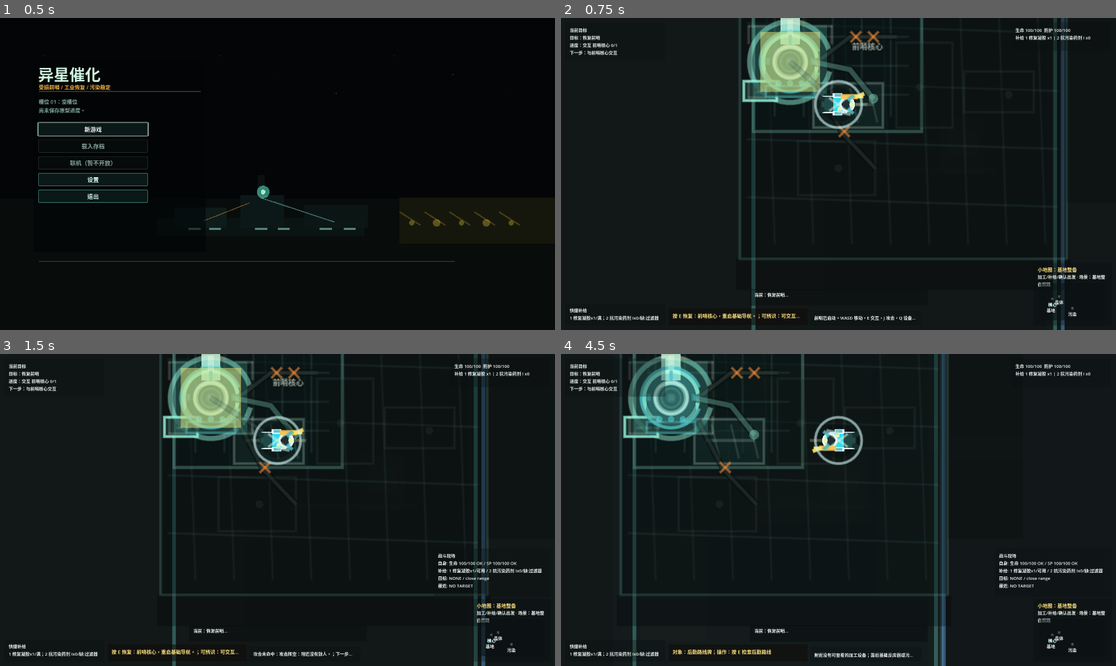
Above: before the commit, frames 1-4 (two rows, left to right).
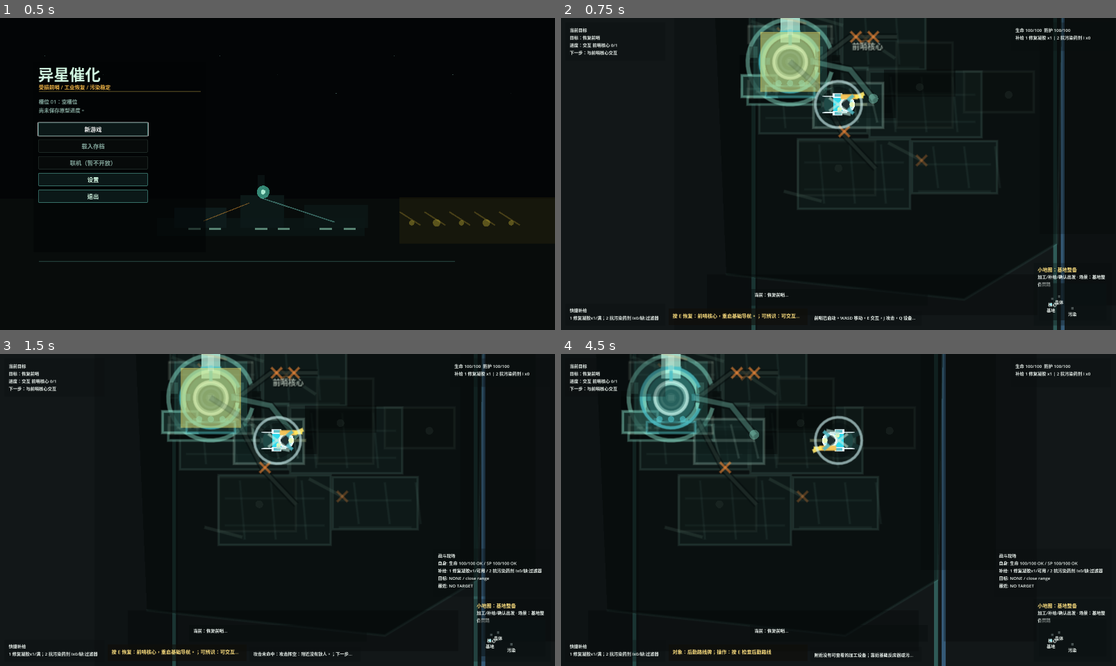
Above: after the commit, the same moments.

Repository: laugh0608/RadishCatalyst
Game: Godot game, scene res://scenes/boot/Boot.tscn
The game is run twice, just before and just after one commit, with the same random seed, the same clock (stepped at 60 frames per second) and the same inputs.
Inputs (mouse positions are in pixels of both pictures, inside the frame that each line leads up to):
- Up to frame 1 (0.5 s): no input
- Up to frame 2 (0.75 s): click "新游戏" at 0.5 s
- Up to frame 3 (1.5 s): tap Enter at 1.25 s; move the mouse to (399, 494) at 1.27 s; hold D (move_right) from 1.28 s (still down); tap J (attack) at 1.35 s; click (399, 494) at 1.42 s
- Up to frame 4 (4.5 s): move the mouse to (727, 525) at 2.02 s; release D (move_right) at 2.03 s; hold S (move_down) 2.03-2.78 s; tap one key every 0.75 s from 2.1 s: R (cycle_recipe) E (interact) C (tactical_scan) Q (toggle_device_panel); move the mouse to (894, 441) at 2.77 s; hold D (move_right) 2.78-3.53 s; move the mouse to (810, 572) at 3.52 s; hold W (move_up) 3.53-4.28 s; click (810, 572) at 3.67 s; move the mouse to (1005, 556) at 4.27 s; hold A (move_left) from 4.28 s (still down)

Frame 1 is identical in both runs. In frame 2, 3.9% of the frame differs, in the area x 31-92%, y 0-94%; in frame 3, 3.8%; in frame 4, 4.2%, in the area x 10-70%, y 0-100%.

Commit message:
fix: 剥离首屏调试图层

Diff:
--- a/client/scripts/checks/demo_prototype_visual_pass_check.gd
+++ b/client/scripts/checks/demo_prototype_visual_pass_check.gd
@@ -401,14 +401,27 @@
 		_expect_equal(base_layer.has_startup_restore_shape("startup_restore.global_planning_layers_muted"), true, "startup restore view records global planning mute")
 		_expect_equal(base_layer.has_startup_restore_shape("startup_restore.local_worksite_buffer"), true, "startup restore view replaces the wide planning rectangle with a local worksite buffer")
 		_expect_equal(base_layer.has_startup_restore_shape("startup_restore.soft_context_falloff"), true, "startup restore view softens empty far context")
+		_expect_equal(base_layer.has_startup_restore_shape("startup_restore.hangar_floor_plates"), true, "startup restore view uses hangar floor plates instead of a planning grid")
+		_expect_equal(base_layer.has_startup_restore_shape("startup_restore.debug_context_hidden"), true, "startup restore view removes debug context from rendering")
+		_expect_equal(base_layer.has_startup_restore_shape("startup_restore.core_machine_plinth"), true, "startup restore view gives the core a machine plinth")
 		_expect_equal(base_layer.get_startup_context_mute_count() >= 20, true, "startup restore view mutes route, region and far context layers")
 		var scene_focus_layer := map.get_node("DemoSceneFocusDepthLayer") as DemoSceneFocusDepthLayer
+		var opening_layer := map.get_node("OpeningSceneLayer") as Node2D
+		var base_region := map.get_node("RegionBase") as ColorRect
 		var crystal_region := map.get_node("RegionCrystal") as ColorRect
 		var crystal_boundary := map.get_node("RegionBoundaryCrystal") as ColorRect
 		var route_spine := map.get_node("MainRouteSpine") as ColorRect
 		var base_to_crystal_route := map.get_node("BaseToCrystalRouteBand") as ColorRect
+		var route_layer := map.get_node("DemoRoutePresentationLayer") as Node2D
 		if scene_focus_layer != null:
 			scene_focus_layer.refresh_focus_depth(map.get_player_position())
+		_expect_equal(opening_layer.visible, false, "startup restore hides the old opening scene planning layer")
+		_expect_equal(base_region.visible, false, "startup restore hides the old base region block")
+		_expect_equal(route_layer.visible, false, "startup restore hides the old route presentation layer")
+		_expect_equal(crystal_region.visible, false, "startup restore removes the old blue crystal region panel from rendering")
+		_expect_equal(crystal_boundary.visible, false, "startup restore removes the vertical crystal boundary frame from rendering")
+		_expect_equal(route_spine.visible, false, "startup restore removes the cross-screen main route band from rendering")
+		_expect_equal(base_to_crystal_route.visible, false, "startup restore removes the blue route strip from rendering")
 		_expect_equal(_is_rect_alpha_at_most(crystal_region, 0.0001), true, "startup restore suppresses the old blue crystal region panel")
 		_expect_equal(_is_rect_alpha_at_most(crystal_boundary, 0.0001), true, "startup restore suppresses the vertical crystal boundary frame")
 		_expect_equal(_is_rect_alpha_at_most(route_spine, 0.0001), true, "startup restore suppresses the cross-screen main route band")
@@ -421,6 +434,8 @@
 		restored_world.quest_state.complete_quest("quest.restore_outpost")
 		base_layer.refresh_chain_state(restored_world, CharacterState.create_default())
 		_expect_equal(not base_layer.is_startup_restore_focus_active(), true, "restored base visual layer leaves startup focus")
+		_expect_equal(opening_layer.visible, true, "restored base visual layer restores the opening scene layer")
+		_expect_equal(route_spine.visible, true, "restored base visual layer restores the route spine for later route scopes")
 		_expect_equal(base_layer.has_detail_shape("story.outpost.recovered_power_bus"), true, "base restored view keeps recovered power bus evidence")
 		_expect_equal(base_layer.has_detail_shape("story.outpost.reactor_cold_start_marks"), true, "base restored view keeps reactor cold start evidence")
 		_expect_equal(base_layer.has_detail_shape("story.outpost.storage_recovery_manifest"), true, "base restored view keeps storage recovery evidence")
--- a/client/scripts/checks/first_hour_readability_check.gd
+++ b/client/scripts/checks/first_hour_readability_check.gd
@@ -57,6 +57,7 @@
 	var demo_route_core := map.get_node("DemoRoutePresentationLayer/DemoRouteCoreBand") as ColorRect
 	var demo_route_base_label := map.get_node("DemoRoutePresentationLayer/DemoRouteBaseLabel") as Label
 	var demo_route_core_label := map.get_node("DemoRoutePresentationLayer/DemoRouteCoreLabel") as Label
+	var base_visual_layer := map.get_node("DemoIndustrialBaseVisualLayer") as DemoIndustrialBaseVisualLayer
 	var focus_depth := map.get_node("DemoSceneFocusDepthLayer") as DemoSceneFocusDepthLayer
 	var base_deck := map.get_node("OpeningSceneLayer/BaseDeckFloor") as ColorRect
 	var base_upper_service_apron := map.get_node("OpeningSceneLayer/BaseUpperServiceApron") as ColorRect
@@ -179,6 +180,13 @@
 		"opening scene camera lifts the starting base composition out of the lower HUD zone"
 	)
 	host._expect_equal(focus_depth != null, true, "opening scene focus depth layer exists")
+	host._expect_equal(base_visual_layer != null, true, "opening scene base visual layer exists")
+	if base_visual_layer != null:
+		base_visual_layer.refresh_chain_state(WorldState.create_default(), CharacterState.create_default())
+		host._expect_equal(layer.visible, false, "startup first screen hides the old opening planning layer")
+		host._expect_equal(main_route.visible, false, "startup first screen hides the old cross-screen route band")
+		host._expect_equal(crystal_boundary.visible, false, "startup first screen hides the old crystal boundary frame")
+		host._expect_equal(demo_route_layer.visible, false, "startup first screen hides the old route presentation layer")
 	if focus_depth != null:
 		focus_depth.refresh_focus_depth(player.position)
 		host._expect_equal(
--- a/client/scripts/map/demo_industrial_base_visual_layer.gd
+++ b/client/scripts/map/demo_industrial_base_visual_layer.gd
@@ -45,13 +45,17 @@
 const CHAIN_CORE_PREP := Color(0.74, 0.58, 0.9, 0.88)
 const CHAIN_ROUTE_DARK := Color(0.02, 0.04, 0.035, 0.72)
 const STARTUP_CONTEXT_FALLOFF := Color(0.006, 0.016, 0.016, 0.3)
-const STARTUP_DECK_FILL := Color(0.035, 0.09, 0.09, 0.5)
+const STARTUP_DECK_FILL := Color(0.042, 0.088, 0.082, 0.54)
 const STARTUP_CORE_FOCUS := Color(0.62, 1.0, 0.9, 0.78)
 const STARTUP_WORKSITE_EDGE := Color(0.46, 0.76, 0.7, 0.22)
 const STARTUP_DISABLED_LINE := Color(0.3, 0.38, 0.34, 0.16)
 const STARTUP_DISABLED_FILL := Color(0.05, 0.07, 0.055, 0.18)
 const STARTUP_WARNING := Color(1.0, 0.56, 0.22, 0.58)
 const STARTUP_RECOVERY_SIGNAL := Color(0.72, 1.0, 0.7, 0.62)
+const STARTUP_FLOOR_PLATE := Color(0.08, 0.15, 0.14, 0.42)
+const STARTUP_FLOOR_EDGE := Color(0.5, 0.72, 0.66, 0.16)
+const STARTUP_MACHINE_SHADOW := Color(0.004, 0.012, 0.012, 0.46)
+const STARTUP_PIPE_COLD := Color(0.36, 0.48, 0.43, 0.2)
 
 const DEVICE_ANCHORS := {
 	"device.outpost_core": "Interactables/OutpostCore",
@@ -105,7 +109,7 @@
 ]
 
 const STARTUP_CONTEXT_LAYER_ALPHAS := [
-	{"path": "OpeningSceneLayer", "alpha": 0.018},
+	{"path": "OpeningSceneLayer", "alpha": 0.0},
 	{"path": "SceneArtFoundationLayer", "alpha": 0.0},
 	{"path": "NonCoreSceneIdentityLayer", "alpha": 0.0},
 	{"path": "FunctionalTransitionSpatialPlayabilityLayer", "alpha": 0.0},
@@ -114,11 +118,44 @@
 	{"path": "DemoPollutionBoundaryVisualLayer", "alpha": 0.0},
 	{"path": "DemoCoreStabilizationVisualLayer", "alpha": 0.0},
 	{"path": "DemoSceneFocusDepthLayer", "alpha": 0.0},
-	{"path": "PrototypeVisualPriorityLayer", "alpha": 0.035},
+	{"path": "PrototypeVisualPriorityLayer", "alpha": 0.0},
 	{"path": "DemoRegionIndustrialValueLayer", "alpha": 0.0},
 	{"path": "DemoFirstIndustrialPathVisualLayer", "alpha": 0.0},
 	{"path": "DemoRoutePresentationLayer", "alpha": 0.0},
-	{"path": "CurrentObjectiveGuidanceLayer", "alpha": 0.42}
+	{"path": "CurrentObjectiveGuidanceLayer", "alpha": 0.32}
+]
+
+const STARTUP_HIDDEN_CONTEXT_PATHS := [
+	"OpeningSceneLayer",
+	"SceneArtFoundationLayer",
+	"NonCoreSceneIdentityLayer",
+	"FunctionalTransitionSpatialPlayabilityLayer",
+	"MidfieldRoutePlayabilityLayer",
+	"WindCorridorTransitionPlayabilityLayer",
+	"CoreApproachHandoffLayer",
+	"CoreStabilizationRunLayer",
+	"PrototypeVisualPriorityLayer",
+	"DemoRegionIndustrialValueLayer",
+	"DemoFirstIndustrialPathVisualLayer",
+	"DemoRoutePresentationLayer",
+	"RegionBase",
+	"RegionCrystal",
+	"RegionPollution",
+	"RegionRuinOuterRing",
+	"RegionDeepRuin",
+	"RegionInnerPhaseWell",
+	"RegionPhaseWellSink",
+	"RegionPhaseWellChamber",
+	"RegionPhaseWellLoom",
+	"RegionPhaseWellFrame",
+	"RegionPhaseWellTether",
+	"RegionDemoStabilizationCore",
+	"MainRouteSpine",
+	"BaseToCrystalRouteBand",
+	"CrystalToPollutionRouteBand",
+	"RegionBoundaryCrystal",
+	"RegionBoundaryPollution",
+	"RegionBoundaryRuin"
 ]
 
 const STARTUP_CONTEXT_RECT_ALPHAS := [
@@ -165,6 +202,7 @@
 var startup_context_mute_count := 0
 var startup_context_layer_original_modulates: Dictionary = {}
 var startup_context_rect_original_colors: Dictionary = {}
+var startup_context_original_visibility: Dictionary = {}
 
 
 func _ready() -> void:
@@ -182,6 +220,7 @@
 	_register_startup_restore_shapes()
 	_tag_device_anchors()
 	_tone_down_core_interactable_markers()
+	_set_startup_context_muted(not outpost_core_restored)
 	queue_redraw()
 
 
@@ -333,13 +372,6 @@
 
 func _draw_startup_restore_focus() -> void:
 	_draw_startup_local_context_buffer()
-	var focus_deck := Rect2(Vector2(-338.0, -174.0), Vector2(174.0, 154.0))
-	draw_rect(focus_deck, STARTUP_DECK_FILL, true)
-	draw_rect(focus_deck, Color(STARTUP_CORE_FOCUS.r, STARTUP_CORE_FOCUS.g, STARTUP_CORE_FOCUS.b, 0.24), false, 2.0, true)
-	for x in [-316.0, -286.0, -256.0, -226.0, -196.0]:
-		draw_line(Vector2(x, -160.0), Vector2(x, -36.0), Color(STARTUP_CORE_FOCUS.r, STARTUP_CORE_FOCUS.g, STARTUP_CORE_FOCUS.b, 0.08), 1.0, true)
-	for y in [-148.0, -118.0, -88.0, -58.0]:
-		draw_line(Vector2(-324.0, y), Vector2(-178.0, y), Color(STARTUP_CORE_FOCUS.r, STARTUP_CORE_FOCUS.g, STARTUP_CORE_FOCUS.b, 0.08), 1.0, true)
 	_draw_startup_outpost_core()
 	_draw_startup_player_stand()
 	_draw_startup_disabled_device_silhouettes()
@@ -349,27 +381,109 @@
 
 
 func _draw_startup_local_context_buffer() -> void:
-	var worksite := Rect2(Vector2(-352.0, -214.0), Vector2(338.0, 326.0))
-	draw_rect(worksite, Color(0.018, 0.044, 0.042, 0.42), true)
-	draw_rect(worksite, STARTUP_WORKSITE_EDGE, false, 1.5, true)
-	draw_rect(Rect2(Vector2(-356.0, -234.0), Vector2(346.0, 20.0)), STARTUP_CONTEXT_FALLOFF, true)
-	draw_rect(Rect2(Vector2(-356.0, 112.0), Vector2(346.0, 32.0)), STARTUP_CONTEXT_FALLOFF, true)
-	draw_rect(Rect2(Vector2(-14.0, -190.0), Vector2(78.0, 244.0)), Color(0.006, 0.016, 0.014, 0.2), true)
-	for y in [-192.0, -132.0, -72.0, -12.0, 48.0]:
-		draw_line(Vector2(-344.0, y), Vector2(-24.0, y + 10.0), Color(STARTUP_WORKSITE_EDGE.r, STARTUP_WORKSITE_EDGE.g, STARTUP_WORKSITE_EDGE.b, 0.08), 1.0, true)
-	for x in [-326.0, -286.0, -246.0, -206.0, -166.0, -126.0, -86.0, -46.0]:
-		draw_line(Vector2(x, -202.0), Vector2(x + 10.0, 96.0), Color(STARTUP_WORKSITE_EDGE.r, STARTUP_WORKSITE_EDGE.g, STARTUP_WORKSITE_EDGE.b, 0.065), 1.0, true)
+	_draw_startup_floor_backdrop()
+	_draw_startup_floor_plates()
+	_draw_startup_damage_marks()
+	_draw_startup_edge_falloff()
+
+
+func _draw_startup_floor_backdrop() -> void:
+	var hangar_poly := PackedVector2Array([
+		Vector2(-382.0, -238.0),
+		Vector2(-86.0, -246.0),
+		Vector2(-18.0, -174.0),
+		Vector2(-24.0, 96.0),
+		Vector2(-120.0, 154.0),
+		Vector2(-366.0, 128.0)
+	])
+	draw_colored_polygon(hangar_poly, Color(0.02, 0.046, 0.043, 0.62))
+	draw_polyline(hangar_poly, Color(STARTUP_WORKSITE_EDGE.r, STARTUP_WORKSITE_EDGE.g, STARTUP_WORKSITE_EDGE.b, 0.1), 1.2, true)
+	draw_rect(Rect2(Vector2(-392.0, -270.0), Vector2(392.0, 36.0)), STARTUP_CONTEXT_FALLOFF, true)
+	draw_rect(Rect2(Vector2(-386.0, 128.0), Vector2(342.0, 42.0)), STARTUP_CONTEXT_FALLOFF, true)
+	draw_rect(Rect2(Vector2(-42.0, -206.0), Vector2(78.0, 292.0)), Color(0.004, 0.014, 0.014, 0.24), true)
+
+
+func _draw_startup_floor_plates() -> void:
+	for plate in [
+		Rect2(Vector2(-342.0, -168.0), Vector2(94.0, 76.0)),
+		Rect2(Vector2(-246.0, -166.0), Vector2(86.0, 82.0)),
+		Rect2(Vector2(-332.0, -86.0), Vector2(112.0, 68.0)),
+		Rect2(Vector2(-218.0, -82.0), Vector2(116.0, 68.0)),
+		Rect2(Vector2(-292.0, -12.0), Vector2(116.0, 72.0)),
+		Rect2(Vector2(-174.0, -10.0), Vector2(88.0, 54.0))
+	]:
+		draw_rect(plate, STARTUP_FLOOR_PLATE, true)
+		draw_rect(plate, STARTUP_FLOOR_EDGE, false, 1.0, true)
+		_draw_startup_plate_seams(plate)
+	_draw_contact_shadow_rect(Vector2(-300.0, -82.0), Vector2(104.0, 34.0))
+	_draw_contact_shadow_rect(Vector2(-232.0, -46.0), Vector2(84.0, 24.0))
+	_draw_contact_shadow_rect(Vector2(-166.0, -70.0), Vector2(74.0, 28.0))
+
+
+func _draw_startup_plate_seams(plate: Rect2) -> void:
+	for x in range(int(plate.position.x) + 22, int(plate.end.x), 32):
+		draw_line(
+			Vector2(float(x), plate.position.y + 6.0),
+			Vector2(float(x) + 5.0, plate.end.y - 6.0),
+			Color(STARTUP_FLOOR_EDGE.r, STARTUP_FLOOR_EDGE.g, STARTUP_FLOOR_EDGE.b, 0.08),
+			1.0,
+			true
+		)
+	for y in range(int(plate.position.y) + 24, int(plate.end.y), 28):
+		draw_line(
+			Vector2(plate.position.x + 7.0, float(y)),
+			Vector2(plate.end.x - 7.0, float(y)),
+			Color(STARTUP_FLOOR_EDGE.r, STARTUP_FLOOR_EDGE.g, STARTUP_FLOOR_EDGE.b, 0.07),
+			1.0,
+			true
+		)
+
+
+func _draw_startup_damage_marks() -> void:
+	for segment in [
+		[Vector2(-340.0, -134.0), Vector2(-308.0, -122.0)],
+		[Vector2(-286.0, -142.0), Vector2(-246.0, -130.0)],
+		[Vector2(-222.0, -116.0), Vector2(-192.0, -96.0)],
+		[Vector2(-198.0, -8.0), Vector2(-164.0, 10.0)],
+		[Vector2(-306.0, 42.0), Vector2(-268.0, 52.0)]
+	]:
+		draw_line(segment[0], segment[1], STARTUP_PIPE_COLD, 2.0, true)
+	for point in [Vector2(-308.0, -122.0), Vector2(-222.0, -116.0), Vector2(-164.0, 10.0)]:
+		draw_line(point + Vector2(-5.0, -5.0), point + Vector2(5.0, 5.0), Color(STARTUP_WARNING.r, STARTUP_WARNING.g, STARTUP_WARNING.b, 0.28), 1.2, true)
+		draw_line(point + Vector2(-5.0, 5.0), point + Vector2(5.0, -5.0), Color(STARTUP_WARNING.r, STARTUP_WARNING.g, STARTUP_WARNING.b, 0.28), 1.2, true)
+
+
+func _draw_startup_edge_falloff() -> void:
+	draw_rect(Rect2(Vector2(-420.0, -300.0), Vector2(86.0, 520.0)), Color(0.002, 0.01, 0.01, 0.2), true)
+	draw_rect(Rect2(Vector2(-18.0, -260.0), Vector2(96.0, 420.0)), Color(0.002, 0.01, 0.01, 0.28), true)
+	draw_rect(Rect2(Vector2(-380.0, -250.0), Vector2(328.0, 22.0)), Color(0.004, 0.012, 0.012, 0.28), true)
+
+
+func _draw_contact_shadow_rect(center: Vector2, size: Vector2) -> void:
+	var rect := Rect2(center - size * 0.5, size)
+	draw_rect(rect, STARTUP_MACHINE_SHADOW, true)
+	draw_rect(rect.grow(-5.0), Color(STARTUP_MACHINE_SHADOW.r, STARTUP_MACHINE_SHADOW.g, STARTUP_MACHINE_SHADOW.b, 0.2), true)
 
 
 func _draw_startup_outpost_core() -> void:
 	var center := Vector2(-300.0, -92.0)
-	draw_circle(center, 30.0, Color(0.06, 0.2, 0.19, 0.72))
-	draw_arc(center, 42.0, PI * 0.08, PI * 1.9, 42, Color(STARTUP_CORE_FOCUS.r, STARTUP_CORE_FOCUS.g, STARTUP_CORE_FOCUS.b, 0.45), 4.0, true)
-	draw_arc(center, 28.0, 0.0, TAU, 40, STARTUP_CORE_FOCUS, 3.0, true)
-	draw_arc(center, 15.0, 0.0, TAU, 28, Color(0.86, 1.0, 0.92, 0.82), 2.0, true)
-	draw_rect(Rect2(center + Vector2(-10.0, -52.0), Vector2(20.0, 34.0)), Color(0.78, 1.0, 0.92, 0.82), true)
-	draw_rect(Rect2(center + Vector2(-48.0, 20.0), Vector2(34.0, 20.0)), Color(0.1, 0.2, 0.18, 0.76), true)
-	draw_rect(Rect2(center + Vector2(-48.0, 20.0), Vector2(34.0, 20.0)), STARTUP_CORE_FOCUS, false, 1.6, true)
+	draw_rect(Rect2(center + Vector2(-44.0, 28.0), Vector2(88.0, 16.0)), Color(0.014, 0.036, 0.034, 0.86), true)
+	draw_rect(Rect2(center + Vector2(-44.0, 28.0), Vector2(88.0, 16.0)), Color(STARTUP_CORE_FOCUS.r, STARTUP_CORE_FOCUS.g, STARTUP_CORE_FOCUS.b, 0.32), false, 1.3, true)
+	draw_circle(center, 34.0, Color(0.032, 0.112, 0.106, 0.82))
+	draw_circle(center, 24.0, Color(0.08, 0.24, 0.2, 0.64))
+	draw_arc(center, 44.0, PI * 0.08, PI * 1.9, 42, Color(STARTUP_CORE_FOCUS.r, STARTUP_CORE_FOCUS.g, STARTUP_CORE_FOCUS.b, 0.42), 3.0, true)
+	draw_arc(center, 28.0, 0.0, TAU, 40, Color(STARTUP_CORE_FOCUS.r, STARTUP_CORE_FOCUS.g, STARTUP_CORE_FOCUS.b, 0.72), 2.8, true)
+	draw_arc(center, 15.0, 0.0, TAU, 28, Color(0.86, 1.0, 0.92, 0.78), 2.0, true)
+	for point in [
+		center + Vector2(-38.0, -10.0),
+		center + Vector2(30.0, -10.0),
+		center + Vector2(-22.0, 28.0),
+		center + Vector2(22.0, 28.0)
+	]:
+		draw_rect(Rect2(point + Vector2(-4.0, -6.0), Vector2(8.0, 12.0)), Color(0.16, 0.28, 0.25, 0.7), true)
+	draw_rect(Rect2(center + Vector2(-10.0, -52.0), Vector2(20.0, 32.0)), Color(0.78, 1.0, 0.92, 0.72), true)
+	draw_rect(Rect2(center + Vector2(-50.0, 14.0), Vector2(36.0, 22.0)), Color(0.1, 0.2, 0.18, 0.78), true)
+	draw_rect(Rect2(center + Vector2(-50.0, 14.0), Vector2(36.0, 22.0)), Color(STARTUP_CORE_FOCUS.r, STARTUP_CORE_FOCUS.g, STARTUP_CORE_FOCUS.b, 0.42), false, 1.4, true)
 
 
 func _draw_startup_player_stand() -> void:
@@ -1024,7 +1138,10 @@
 	startup_restore_shape_ids = [
 		"startup_restore.focus_veil",
 		"startup_restore.core_service_deck",
+		"startup_restore.hangar_floor_plates",
+		"startup_restore.debug_context_hidden",
 		"startup_restore.outpost_core_focus",
+		"startup_restore.core_machine_plinth",
 		"startup_restore.player_stand",
 		"startup_restore.disabled_reactor_silhouette",
 		"startup_restore.disabled_storage_silhouette",
@@ -1081,12 +1198,26 @@
 		startup_context_mute_count = 0
 		return
 	startup_context_mute_count = 0
+	for path in STARTUP_HIDDEN_CONTEXT_PATHS:
+		if _apply_startup_visibility(String(path), false):
+			startup_context_mute_count += 1
 	for profile in STARTUP_CONTEXT_LAYER_ALPHAS:
 		if _apply_startup_layer_alpha(String(profile.get("path", "")), float(profile.get("alpha", 1.0))):
 			startup_context_mute_count += 1
 	for profile in STARTUP_CONTEXT_RECT_ALPHAS:
 		if _apply_startup_rect_alpha(String(profile.get("path", "")), float(profile.get("alpha", 1.0))):
 			startup_context_mute_count += 1
+
+
+func _apply_startup_visibility(path: String, is_visible: bool) -> bool:
+	var node := _get_map_node(path)
+	var canvas_item := node as CanvasItem
+	if canvas_item == null:
+		return false
+	if not startup_context_original_visibility.has(path):
+		startup_context_original_visibility[path] = canvas_item.visible
+	canvas_item.visible = is_visible
+	return true
 
 
 func _apply_startup_layer_alpha(path: String, alpha: float) -> bool:
@@ -1117,6 +1248,12 @@
 
 
 func _restore_startup_context_layers() -> void:
+	for path in startup_context_original_visibility.keys():
+		var node := _get_map_node(String(path))
+		var canvas_item := node as CanvasItem
+		if canvas_item != null:
+			canvas_item.visible = bool(startup_context_original_visibility[path])
+	startup_context_original_visibility.clear()
 	for path in startup_context_layer_original_modulates.keys():
 		var node := _get_map_node(String(path))
 		var canvas_item := node as CanvasItem
Not shown, changed: docs/devlogs/2026-W26.md
Not shown, changed: docs/features/demo-playable-ui-and-art-pass-v1.md
Not shown, changed: docs/planning/current.md
Not shown, changed: docs/planning/daily-start.md
